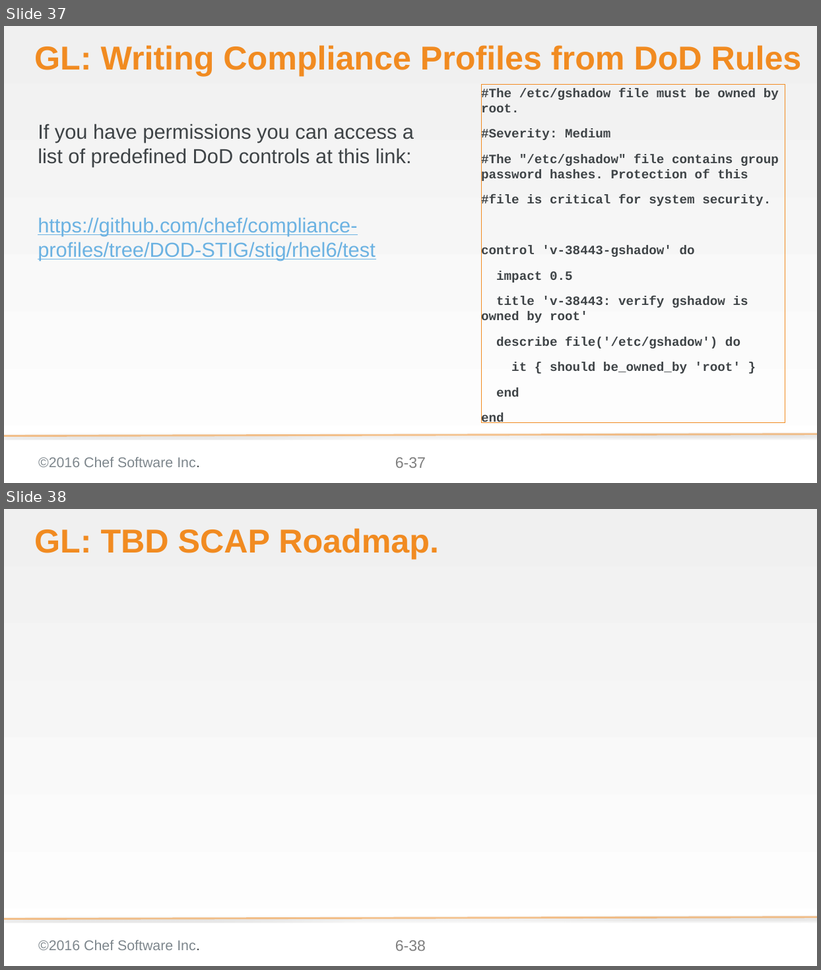
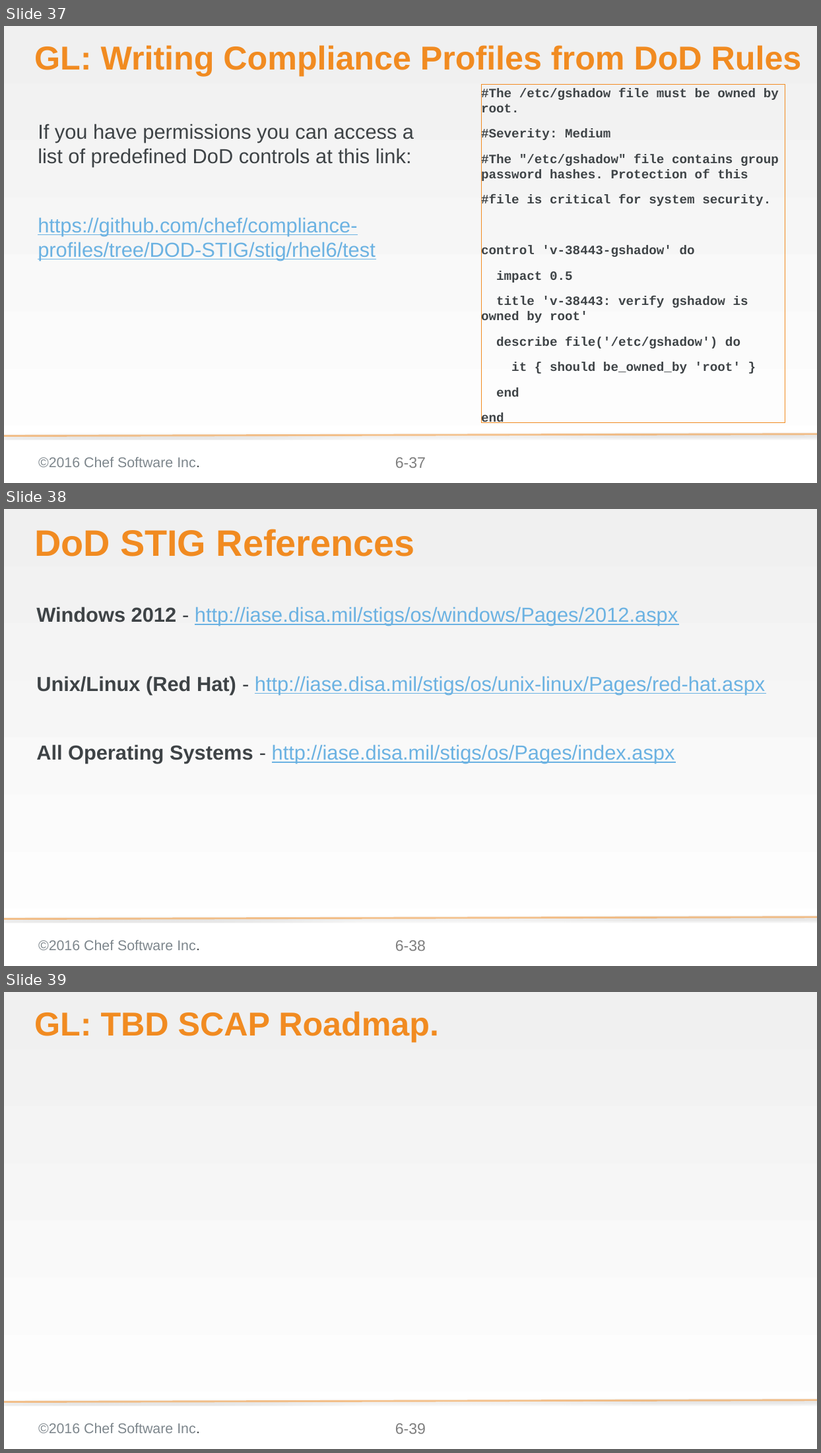
Before and after one commit to bchamby/chef-compliance-installation-configuration-operation, a slide deck: 06-compliance-frameworks-inspec.pptx. Shown one above the other, each under a label of ours: slides 37 and 38 before the commit, slides 37, 38 and 39 after it. The pictures are 821x970 and 821x1453 pixels, drawn with LibreOffice and Linux fonts; fonts in the diff are those of the drawing; background and template pictures are left out. Boxes give left, top, right and bottom in pixels: in the first picture for what was removed or moved away, otherwise in the second. Text is boxed around its words. In the diff, an @@ line names an element or a change of style, - is before the commit and + after.

Commit message:
06-compliance-frameworks added DoD STIG References

```diff
--- a/06-compliance-frameworks-inspec.pptx
+++ b/06-compliance-frameworks-inspec.pptx
@@ slide 38 added at <box>4,509,817,966</box>, background gradient #F0F0F0 to #FFFFFF; not listed: 3 template elements that a slide beside it also shows @@
@@ title added at <box>34,529,415,557</box>, 58 pt, text #F18B21, bold @@
+DoD STIG References
@@ text added at <box>36,607,765,764</box>, 32 pt, text #6BB2E2, underline @@
+Windows 2012 - http://iase.disa.mil/stigs/os/windows/Pages/2012.aspx
+Unix/Linux (Red Hat) - http://iase.disa.mil/stigs/os/unix-linux/Pages/red-hat.aspx
+All Operating Systems - http://iase.disa.mil/stigs/os/Pages/index.aspx
@@ what was slide 38 is now slide 39 @@
@@ page number at <box>395,1424,426,1434</box>: text changed @@
-6-38
+6-39
```
